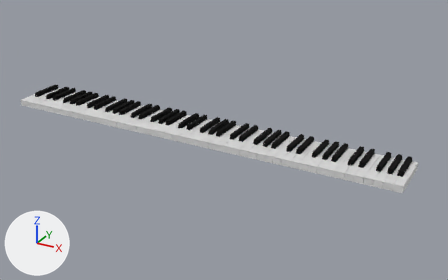
The FBX model piano.fbx, before and after one commit.
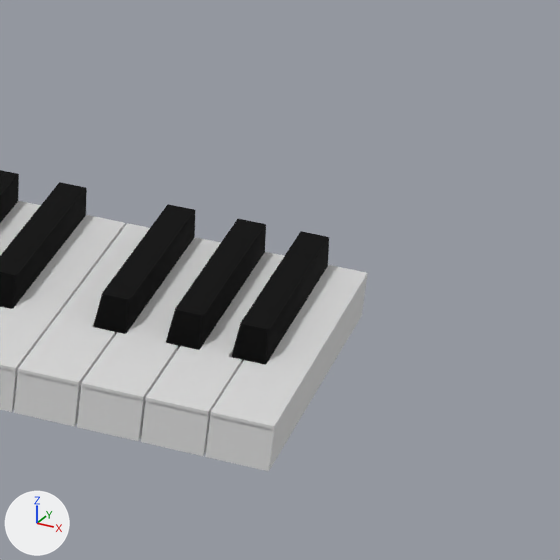
Old and new are each drawn whole from a 50 mm camera at (0.907, -1.402, 0.657) aimed at (0.162, -0.047, -0.021) and again close up on the part from 81% to 100% of the width and 43% to 74% of the height. Every picture has the same lights, and +X, +Y and +Z are marked at lower left. Where no turn or scale is listed for an object, it has been applied to the vertices.

The first close-up shows 'A#_Bb.007', 'A.007', 'B.007', 'C#_Db.008', 'D#_Eb.007', 'D.007', 'E.008', 'F#_Gb.007', 'F.007', 'G#_Ab.007', 'G.007'.
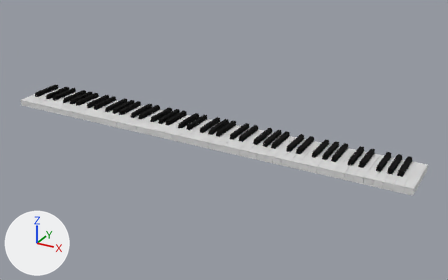
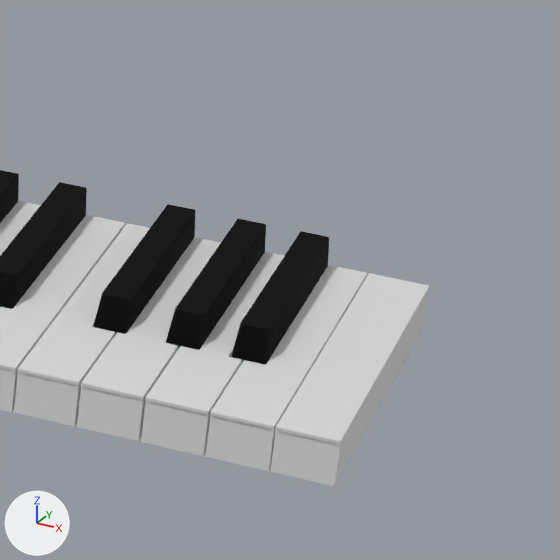
Where the change shows, as pixel boxes (x1, y1, x2, y2) in the close-ups (560 x 560 px):
'C8', added: after (270, 273, 429, 487)

The change, as a list of edits to the scene's bpy script:
```text
Add me_cube_009:
    me_cube_009.from_pydata(...)  # 40 vertices, 38 faces; spans x -0.011..0.011, y -0.1385..0.0, z -0.0166..0.0012
    me_cube_009.materials.append(mat_mat_w_key)  # white #e7e7e7
Add ob_c8:
    ob_c8 = bpy.data.objects.new('C8', me_cube_009)
    ob_c8.location = (0.6783, -0.0001, 0.0077)
```
